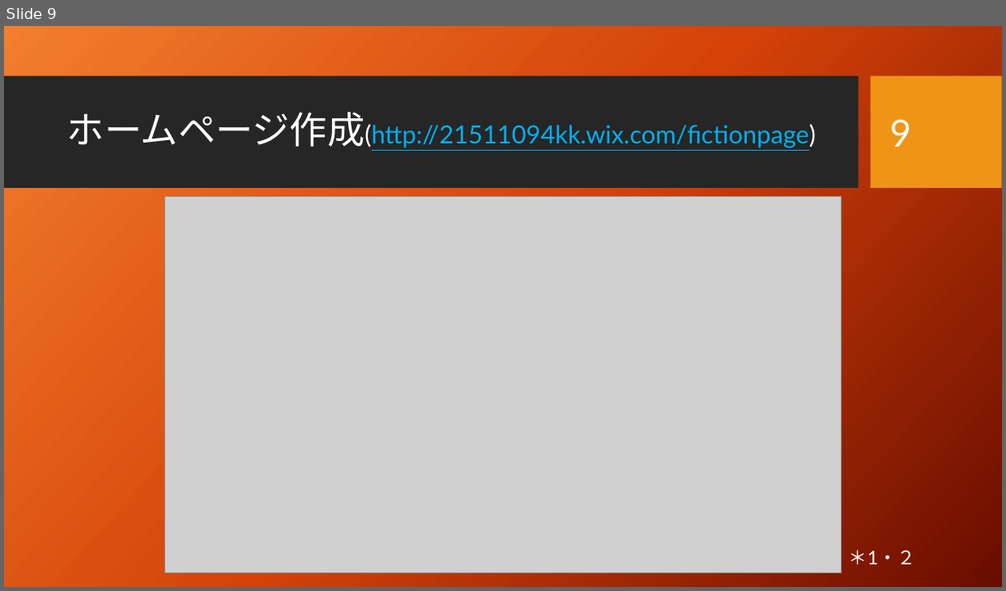
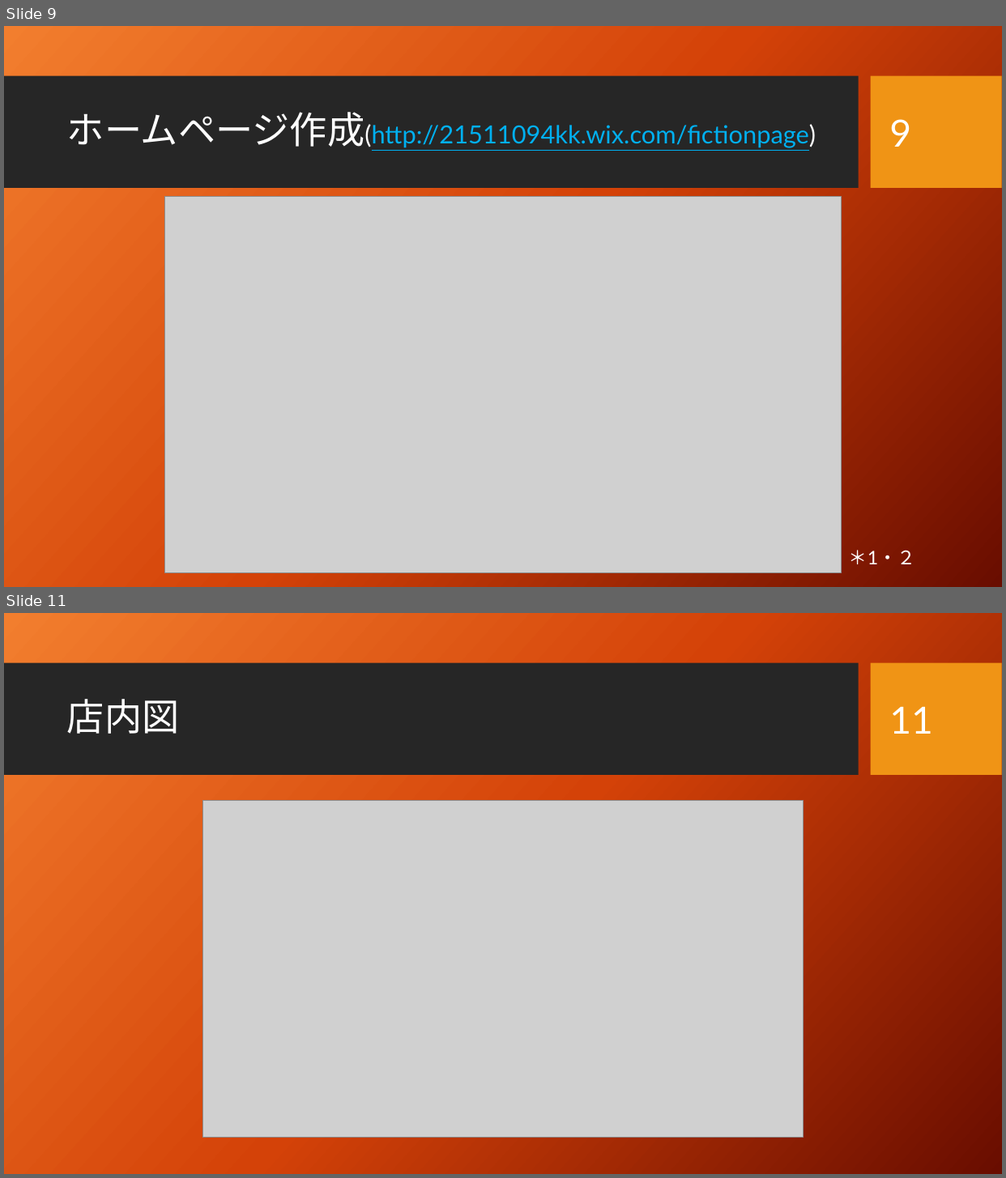
Before and after one commit to tamauniv-2015-it2/it2-class02-tanaka, a slide deck: cafe-IT5!/文化祭Cafe.pptx. Shown one above the other, each under a label of ours: slide 9 before the commit, slides 9 and 11 after it; the slides between them are not shown. The pictures are 1006x591 and 1006x1178 pixels, drawn with LibreOffice and Linux fonts; fonts in the diff are those of the drawing; grey boxes stand for pictures; background and template pictures are left out. Boxes give left, top, right and bottom in pixels: in the first picture for what was removed or moved away, otherwise in the second. Text is boxed around its words. In the diff, an @@ line names an element or a change of style, - is before the commit and + after.

```diff
--- a/cafe-IT5!/文化祭Cafe.pptx
+++ b/cafe-IT5!/文化祭Cafe.pptx
@@ slide 11 added at box(4, 613, 1002, 1174), background picture (left out); not listed: 2 template elements that a slide beside it also shows @@
@@ title added at box(67, 699, 180, 734), 36 pt, text #FFFFFF @@
+店内図
@@ page number added at box(889, 707, 933, 734), 36 pt, text #FFFFFF @@
+11
@@ picture added at box(203, 800, 803, 1138) @@
```
Also in this commit, not shown: 1 other slide added.
